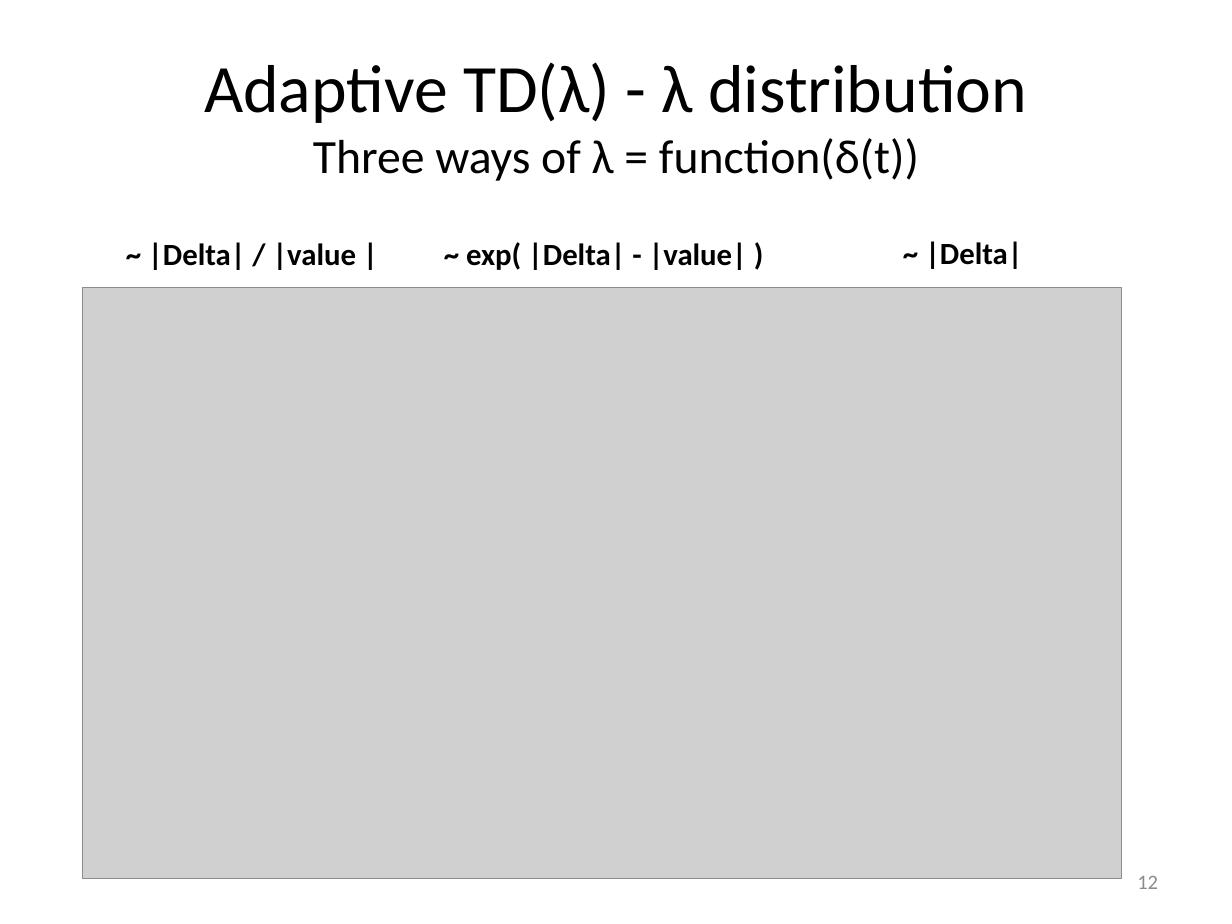
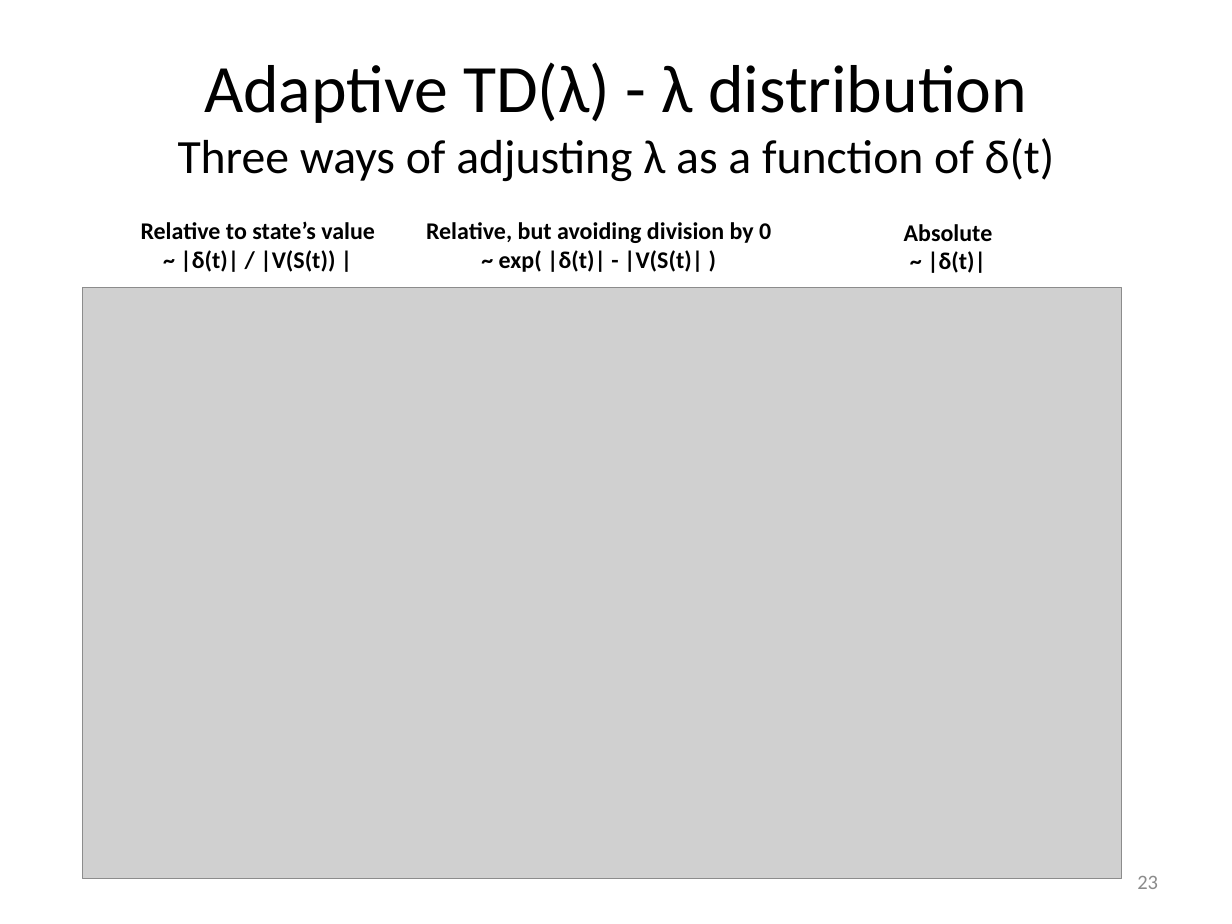
Before and after one commit to mastropi/RL, a slide deck: slide 23 of RL-001-MemoryManagement/results/202005May20-TestsTDLambda&AdaptiveTDLambda-1DGridworld.pptx (slide 12 before the commit). Drawn at 1232x924 pixels with LibreOffice and Linux fonts; fonts in the diff are those of the drawing; grey boxes stand for pictures. Boxes give left, top, right and bottom in pixels: in the first picture for what was removed or moved away, otherwise in the second. Text is boxed around its words. In the diff, an @@ line names an element or a change of style, - is before the commit and + after.

Commit message:
Definition of state-dependent lambda as a function of delta(t) relative to the average state value function
In addition:
- Updated the violinplot with better documentation and improved customization.
- Stored results as pickle and png files.
- Updated PPT with main results.

```diff
--- a/RL-001-MemoryManagement/results/202005May20-TestsTDLambda&AdaptiveTDLambda-1DGridworld.pptx
+++ b/RL-001-MemoryManagement/results/202005May20-TestsTDLambda&AdaptiveTDLambda-1DGridworld.pptx
@@ title at [178, 62, 1055, 182]: text changed; size 39.6 to 27.9 pt @@
-Adaptive TD(λ) - λ distribution
-Three ways of λ = function(δ(t))
+Adaptive TD(λ) - λ distribution
+Three ways of adjusting λ as a function of δ(t)
@@ text at [141, 221, 375, 272]: text changed; size 18 to 14 pt @@
-~ |Delta| / |value |
+Relative to state’s value
+~ |δ(t)| / |V(S(t)) |
@@ text at [426, 222, 771, 272]: text changed; size 18 to 14 pt @@
-~ exp( |Delta| - |value| )
+Relative, but avoiding division by 0
+~ exp( |δ(t)| - |V(S(t)| )
@@ text at [904, 224, 993, 273]: text changed; size 18 to 14 pt @@
-~ |Delta|
+Absolute
+~ |δ(t)|
@@ page number at [1137, 876, 1158, 889]: text changed @@
-12
+23
```
Also in this commit, not shown: 11 other slides changed, 11 slides added, 42 other files.
